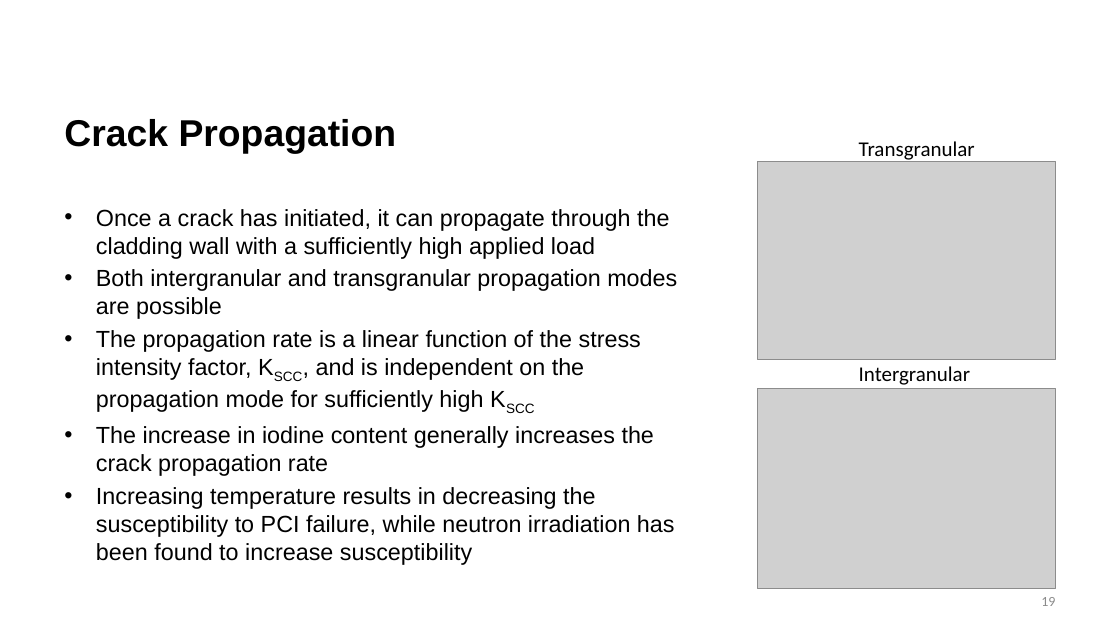
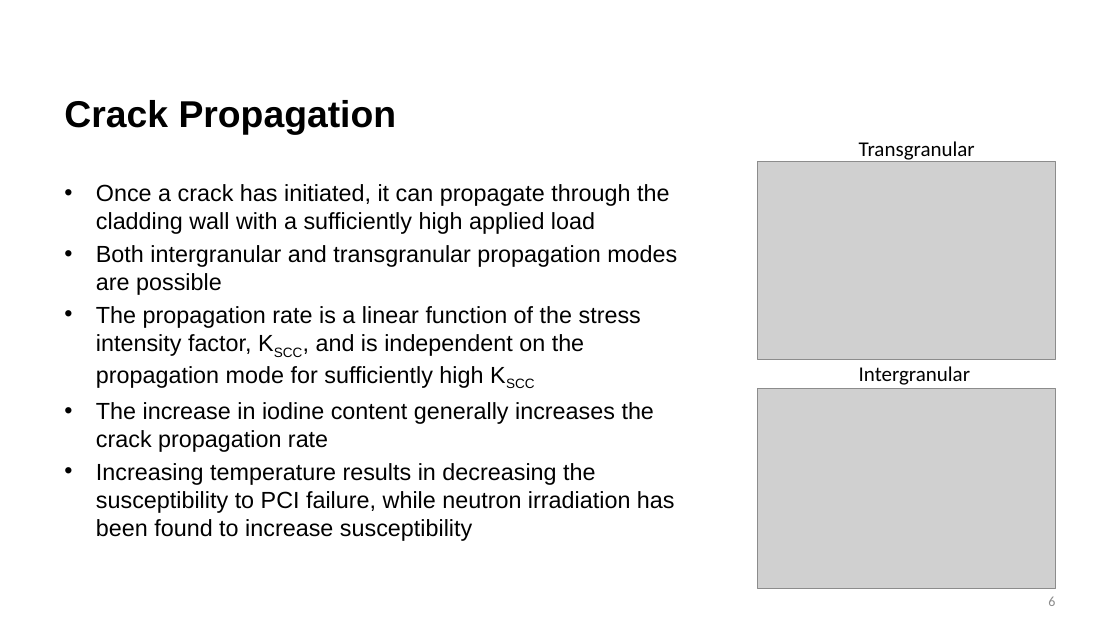
Before and after one commit to benbeeler/TEACHING, a slide deck: slide 6 of Nuclear_Fuel_Performance/NE533_Spring2026/Module3/Lec16_PCI.pptx (slide 19 before the commit). Drawn at 1120x630 pixels with LibreOffice and Linux fonts; fonts in the diff are those of the drawing; grey boxes stand for pictures; background and template pictures are left out. Boxes give left, top, right and bottom in pixels: in the first picture for what was removed or moved away, otherwise in the second. Text is boxed around its words. In the diff, an @@ line names an element or a change of style, - is before the commit and + after.

```diff
--- a/Nuclear_Fuel_Performance/NE533_Spring2026/Module3/Lec16_PCI.pptx
+++ b/Nuclear_Fuel_Performance/NE533_Spring2026/Module3/Lec16_PCI.pptx
@@ title "Crack Propagation": place and size @@
-title "Crack Propagation" at box(64, 119, 397, 154)
+title "Crack Propagation" at box(64, 100, 397, 134)
@@ text "Once a crack has initiated, ...": place and size @@
-text "Once a crack has initiated, ..." at box(96, 209, 677, 565)
+text "Once a crack has initiated, ..." at box(96, 184, 677, 541)
@@ page number at box(1048, 597, 1055, 606): text changed @@
-19
+6
```
Also in this commit, not shown: 5 other slides changed, 1 slide added, 14 slides removed, 5 other files.
